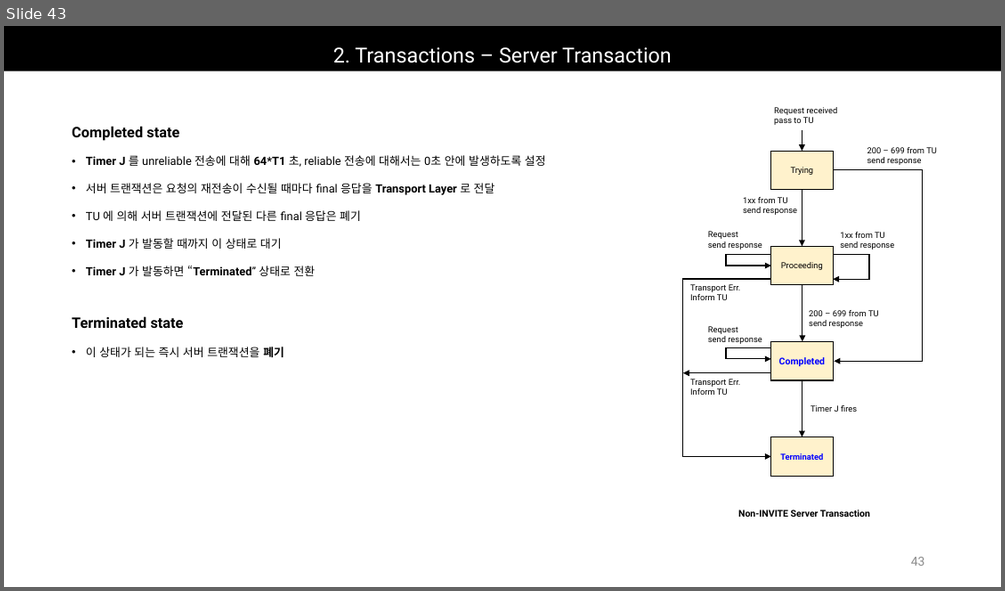
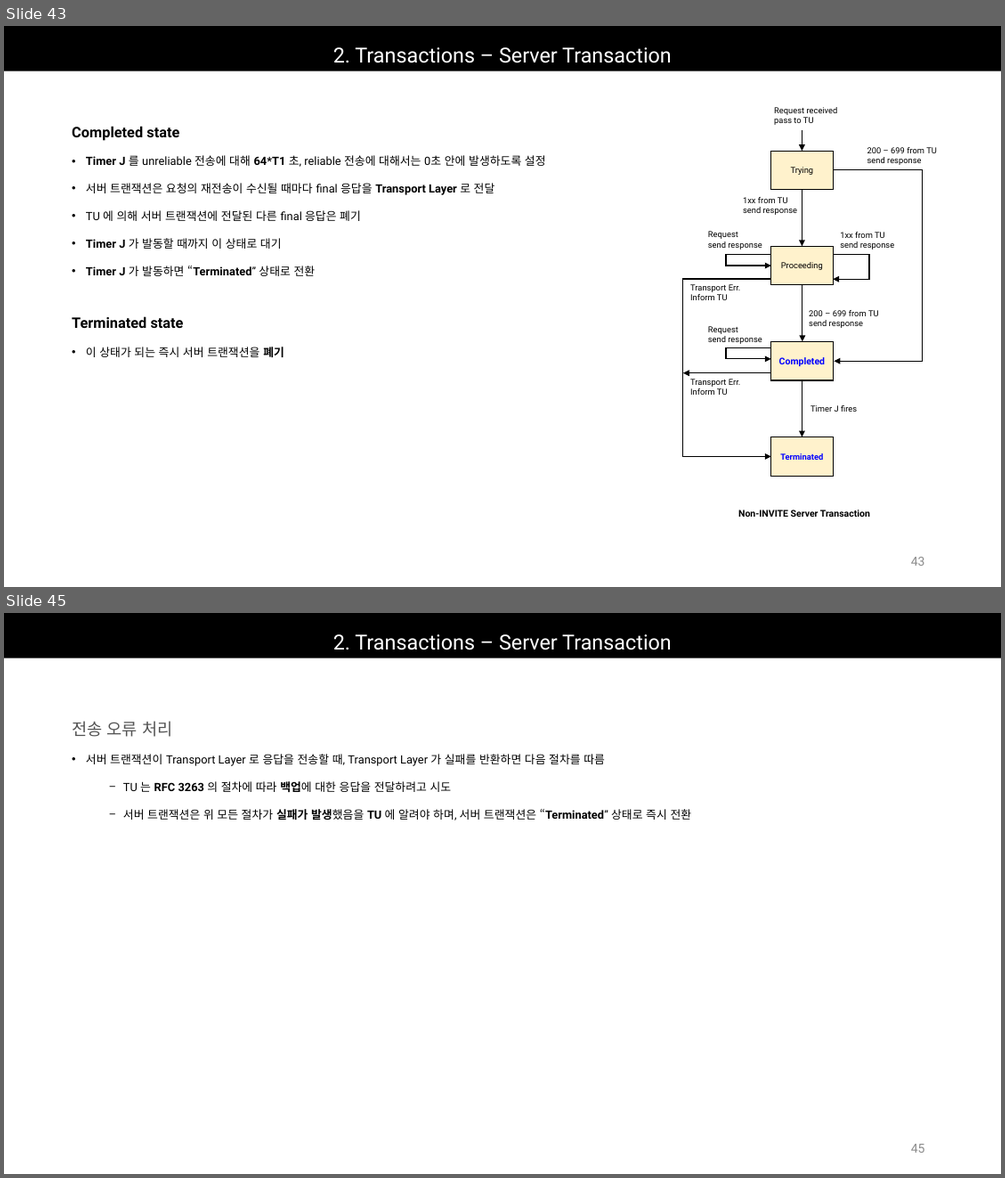
Before and after one commit to Epsilonely/SIP-Survey, a slide deck: 세미나 3차.pptx. Shown one above the other, each under a label of ours: slide 43 before the commit, slides 43 and 45 after it; the slides between them are not shown. The pictures are 1005x591 and 1005x1178 pixels, drawn with LibreOffice and Linux fonts; fonts in the diff are those of the drawing. Boxes give left, top, right and bottom in pixels: in the first picture for what was removed or moved away, otherwise in the second. Text is boxed around its words. In the diff, an @@ line names an element or a change of style, - is before the commit and + after.

```diff
--- a/세미나 3차.pptx
+++ b/세미나 3차.pptx
@@ slide 45 added at [4, 613, 1001, 1174], background #FFFFFF @@
@@ title added at [4, 613, 1001, 657], fill #000000, 20 pt, text #FFFFFF @@
+2. Transactions – Server Transaction
@@ text added at [72, 721, 692, 820], 11 pt, text #000000 @@
+전송 오류 처리
+• 서버 트랜잭션이 Transport Layer 로 응답을 전송할 때, Transport Layer 가 실패를 반환하면 다음 절차를 따름
+  − TU 는 RFC 3263 의 절차에 따라 백업에 대한 응답을 전달하려고 시도
+  − 서버 트랜잭션은 위 모든 절차가 실패가 발생했음을 TU 에 알려야 하며, 서버 트랜잭션은 “Terminated” 상태로 즉시 전환
@@ page number added at [911, 1143, 925, 1152], 12 pt, text #8C8C8C @@
+45
```
Also in this commit, not shown: 7 slides changed, 7 other slides added, 2 other files.
